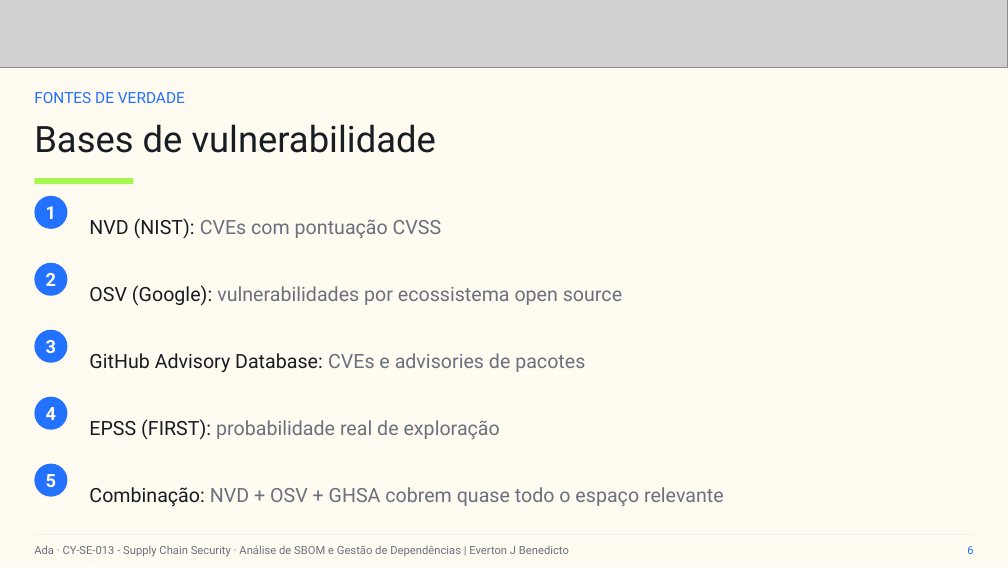
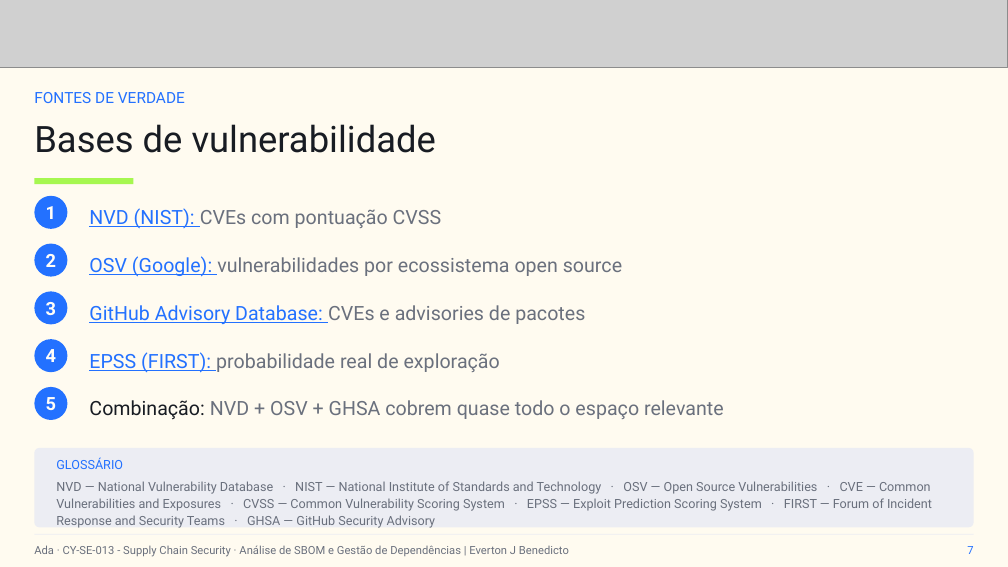
Before and after one commit to everton-dev/AdaTech.Aulas, a slide deck: slide 7 of CY-SE-013 - Supply Chain Security/slides/Aula_05_Analise_de_SBOM_e_Gestao_de_Dependencias.pptx (slide 6 before the commit). Drawn at 1008x567 pixels with LibreOffice and Linux fonts; fonts in the diff are those of the drawing; grey boxes stand for pictures. Boxes give left, top, right and bottom in pixels: in the first picture for what was removed or moved away, otherwise in the second. Text is boxed around its words. In the diff, an @@ line names an element or a change of style, - is before the commit and + after.

```diff
--- a/CY-SE-013 - Supply Chain Security/slides/Aula_05_Analise_de_SBOM_e_Gestao_de_Dependencias.pptx
+++ b/CY-SE-013 - Supply Chain Security/slides/Aula_05_Analise_de_SBOM_e_Gestao_de_Dependencias.pptx
@@ text "NVD (NIST): CVEs com pontuação ..." at (89,208,442,229): text colour #181C23 to #2371FF, underline on in "NVD (NIST):" @@
@@ text "2": place and size @@
-text "2" at (46,273,56,286)
+text "2" at (46,254,56,267)
@@ ellipse: place and size @@
-ellipse at (34,263,68,296)
+ellipse at (34,244,68,277)
@@ text "OSV (Google): vulnerabilidades por ecossistema ...": place and size @@
-text "OSV (Google): vulnerabilidades por ecossistema ..." at (89,285,622,306)
+text "OSV (Google): vulnerabilidades por ecossistema ..." at (89,256,622,277)
@@ text "OSV (Google): vulnerabilidades por ecossistema ..." at (89,256,622,277): text colour #181C23 to #2371FF, underline on in "OSV (Google):" @@
@@ text "3": place and size @@
-text "3" at (46,340,56,353)
+text "3" at (46,302,56,315)
@@ ellipse: place and size @@
-ellipse at (34,330,68,363)
+ellipse at (34,291,68,325)
@@ text "GitHub Advisory Database: CVEs e ...": place and size @@
-text "GitHub Advisory Database: CVEs e ..." at (89,353,585,372)
+text "GitHub Advisory Database: CVEs e ..." at (89,305,585,324)
@@ text "GitHub Advisory Database: CVEs e ..." at (89,305,585,324): text colour #181C23 to #2371FF, underline on in "GitHub Advisory Database:" @@
@@ text "4": place and size @@
-text "4" at (46,407,56,420)
+text "4" at (46,349,56,362)
@@ ellipse: place and size @@
-ellipse at (34,397,68,430)
+ellipse at (34,339,68,372)
@@ text "EPSS (FIRST): probabilidade real de ...": place and size @@
-text "EPSS (FIRST): probabilidade real de ..." at (89,419,500,440)
+text "EPSS (FIRST): probabilidade real de ..." at (89,352,500,373)
@@ text "EPSS (FIRST): probabilidade real de ..." at (89,352,500,373): text colour #181C23 to #2371FF, underline on in "EPSS (FIRST):" @@
@@ text "5": place and size @@
-text "5" at (46,474,56,487)
+text "5" at (46,397,56,410)
@@ ellipse: place and size @@
-ellipse at (34,464,68,497)
+ellipse at (34,387,68,420)
@@ text "Combinação: NVD + OSV + ...": place and size @@
-text "Combinação: NVD + OSV + ..." at (89,487,724,507)
+text "Combinação: NVD + OSV + ..." at (89,400,724,420)
@@ rounded rectangle added at (34,448,974,527), fill #ECEDF3 @@
@@ text added at (56,457,123,469), 9 pt, text #2371FF @@
+GLOSSÁRIO
@@ text added at (56,481,932,528), 9 pt, text #6A707D @@
+NVD — National Vulnerability Database · NIST — National Institute of Standards and Technology · OSV — Open Source Vulnerabilities · CVE — Common Vulnerabilities and Exposures · CVSS — Common Vulnerability Scoring System · EPSS — Exploit Prediction Scoring System · FIRST — Forum of Incident Response and Security Teams · GHSA — GitHub Security Advisory
@@ text at (967,546,973,554): text changed @@
-6
+7
```
Also in this commit, not shown: 9 other slides changed, 3 slides added, 10 other files.
